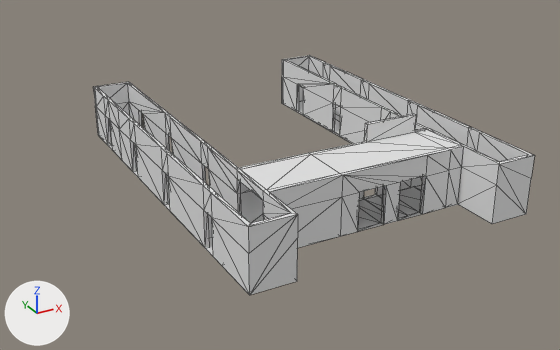
A saved change to the FBX model cookies/Assets/3D_Assets/Housing/Models/floor_3.FBX.
Rendered twice from a camera (50 mm lens) standing at (-13.8, -36.5, 11.7) and looking at (2.5, -6.9, -3.1). Every picture has the same lights, and +X, +Y and +Z are marked at lower left. Mesh edges are drawn as thin lines. Materials are left out; every surface is plain grey. Where no turn or scale is listed for an object, it has been applied to the vertices. Vertices at the same position are counted once.

The older version as bpy lines, for what is in view:
```python
me_mesh = bpy.data.meshes.new('Mesh')
me_mesh.from_pydata(...)  # 354 vertices, 645 faces; spans x -5.3..8.3, y -9.3..9.3, z 0.0..3.6
me_mesh.materials.append(mat_material__684)
me_mesh.materials.append(mat_material__683)
me_mesh.materials.append(mat_material__685)
me_mesh.materials.append(mat_material__682)
me_mesh.materials.append(mat_material__800)
me_mesh.materials.append(mat_carpet)
me_mesh.materials.append(mat_room_mat)
me_mesh.materials.append(mat_material__978)
me_mesh.materials.append(mat_material__1874)
me_mesh_001 = bpy.data.meshes.new('Mesh.001')
me_mesh_001.from_pydata(...)  # 49 vertices, 51 faces; spans x -1.3..12.4, y -12.8..5.7, z 0.0
me_mesh_001.materials.append(mat_material__353)
ob_first_floor = bpy.data.objects.new('first_floor', me_mesh_001)
ob_first_floor.location = (-1.89, -1.93, -3.64)
ob_first_floor_walls = bpy.data.objects.new('first_floor_walls', me_mesh)
ob_first_floor_walls.location = (2.17, -5.54, -3.64)
```
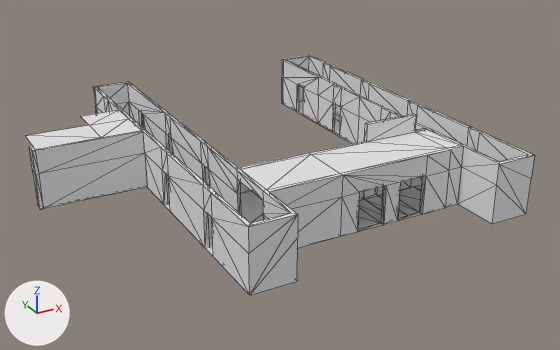
What differs and where, as boxes [x1, y1, x2, y2] in the pictures (560 x 350 px):
'first_floor_walls', reshaped (15% wider)
    before: [93, 55, 535, 295]
    after: [26, 55, 535, 295]
part 1 of me_mesh, built on
    before: [134, 123, 164, 204]
    after: [26, 110, 164, 210]
part 2 of me_mesh, built on
    both: [283, 60, 383, 144]

The change, as a diff of the scene's bpy script:
```diff
--- a/cookies/Assets/3D_Assets/Housing/Models/floor_3.FBX.py
+++ b/cookies/Assets/3D_Assets/Housing/Models/floor_3.FBX.py
@@ me_mesh @@
 # used by ob_first_floor_walls; location = (2.17, -5.54, -3.64)
-me_mesh.from_pydata(...)  # 354 vertices, 645 faces; spans x -5.3..8.3, y -9.3..9.3, z 0.0..3.6
+me_mesh.from_pydata(...)  # 392 vertices, 703 faces; spans x -10.3..8.3, y -9.3..9.3, z 0.0..3.6
+# me_mesh part 1
+# 5 faces are deleted
+# 21 vertices are added at x -10.3..-5.3, y 1.4..5.0, z 0.0..2.8
+# 6 new vertices lie (-4.9, 0.0, 0.0) away from vertices in x -5.3, y 1.4..1.6, z 0.0..2.8
+# 5 new vertices lie (0.0, 0.5, 0.0) away from vertices in x -10.3..-10.2, y 1.6, z 0.0..2.8
+# 53 new faces join them
+# me_mesh part 2
+# 12 faces are deleted
+# 6 vertices are added at (6.3, 5.0, 1.7), (6.3, 5.0, 0.0), (6.3, 5.0, 2.8), (6.3, 1.0, 2.8), (6.3, 1.0, 1.7), (6.3, 1.0, 0.0)
+# 22 new faces join them
```
